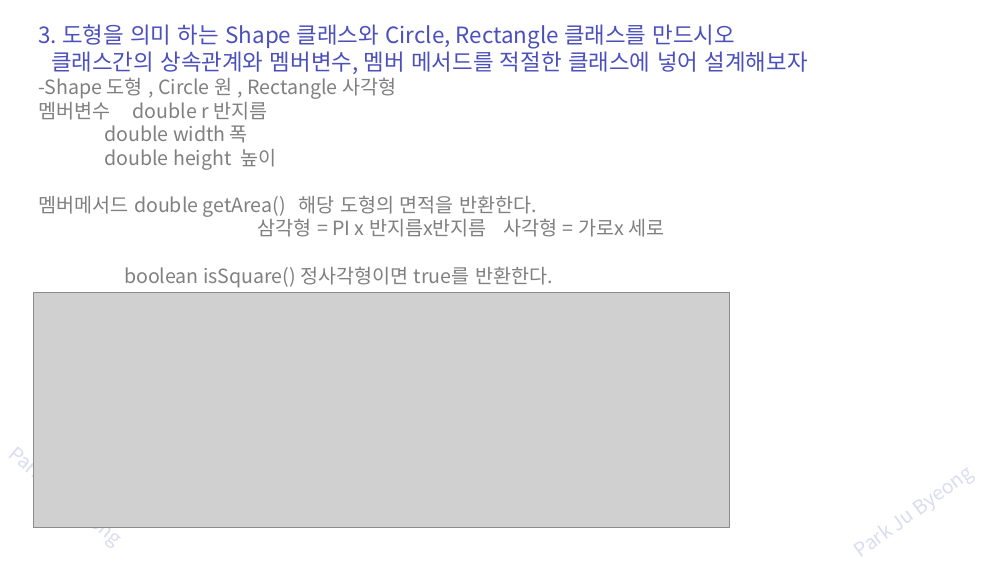
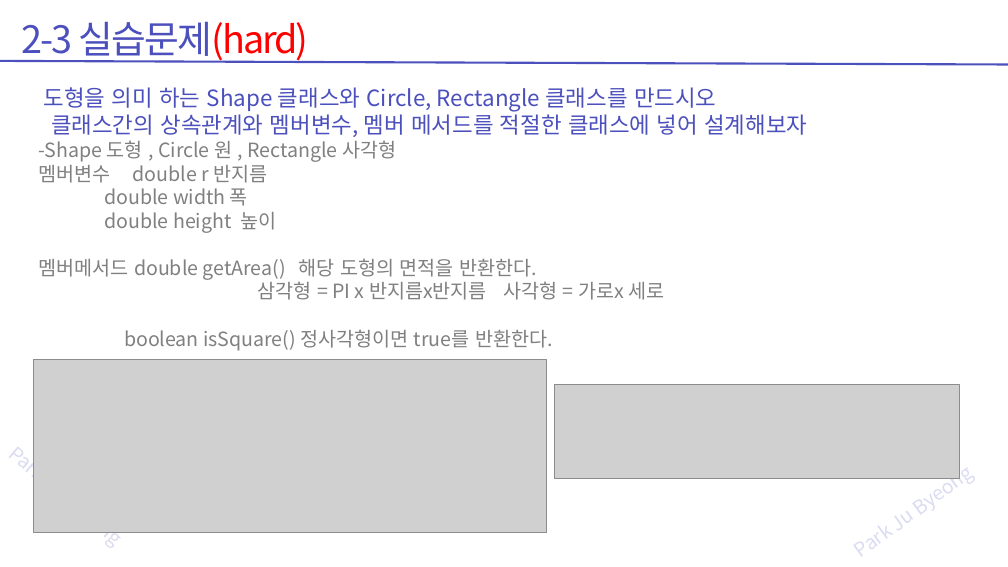
Before and after one commit to zest132/JavaLecture, a slide deck: slide 68 of JavaLecture/LectureFile/java 9강 상속과super.pptx (slide 64 before the commit). Drawn at 1008x567 pixels with LibreOffice and Linux fonts; fonts in the diff are those of the drawing; grey boxes stand for pictures. Boxes give left, top, right and bottom in pixels: in the first picture for what was removed or moved away, otherwise in the second. Text is boxed around its words. In the diff, an @@ line names an element or a change of style, - is before the commit and + after.

```diff
--- a/JavaLecture/LectureFile/java 9강 상속과super.pptx
+++ b/JavaLecture/LectureFile/java 9강 상속과super.pptx
@@ text added at (22, 21, 309, 63), 54 pt, text #4C50BC @@
+2-3 실습문제(hard)
@@ line added from (1008, 65) to (0, 61), #4C50BC 3 pt @@
@@ text "도형을 의미 하는 Shape 클래스와 ...": place and size @@
-text "도형을 의미 하는 Shape 클래스와 ..." at (39, 24, 808, 288)
+text "도형을 의미 하는 Shape 클래스와 ..." at (39, 87, 807, 351)
@@ text at (44, 87, 716, 112): text changed @@
-3. 도형을 의미 하는 Shape 클래스와 Circle, Rectangle 클래스를 만드시오
+도형을 의미 하는 Shape 클래스와 Circle, Rectangle 클래스를 만드시오
@@ picture: place and size @@
-picture at (34, 292, 729, 527)
+picture at (34, 359, 546, 532)
@@ picture added at (554, 384, 960, 477) @@
```
Also in this commit, not shown: 28 other slides changed, 19 slides added, 15 slides removed, 10 other files.
